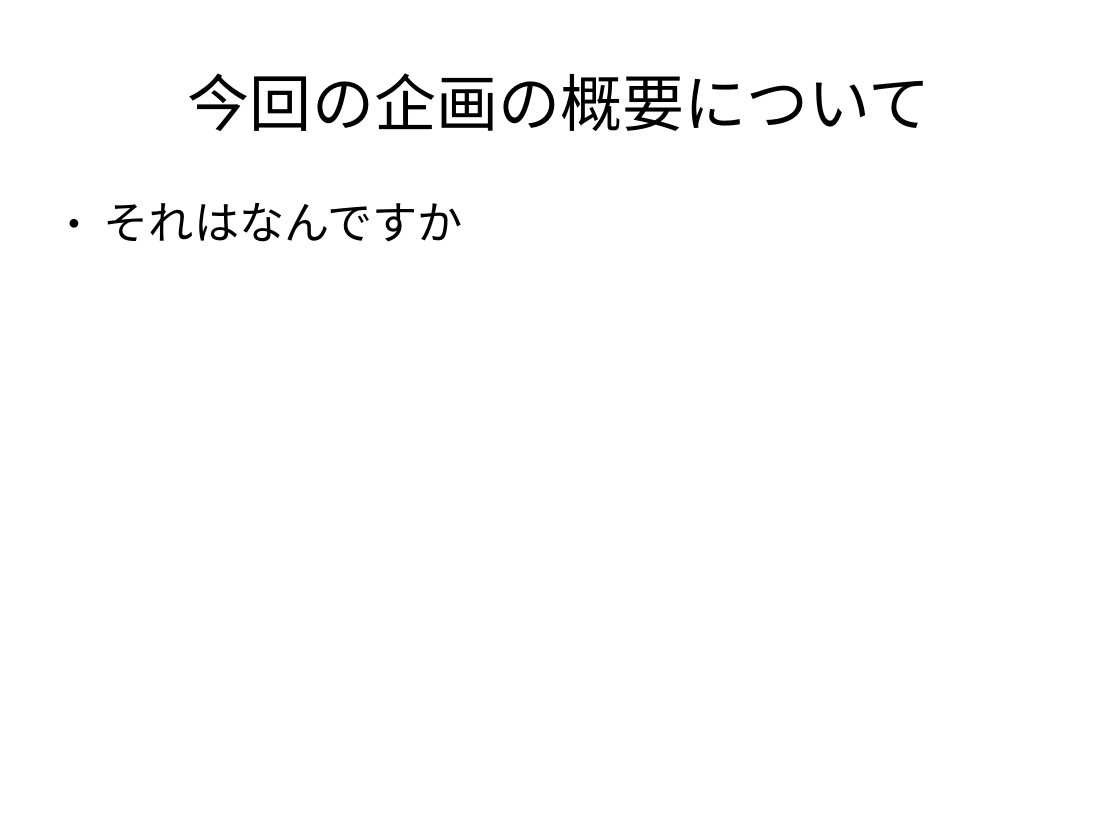
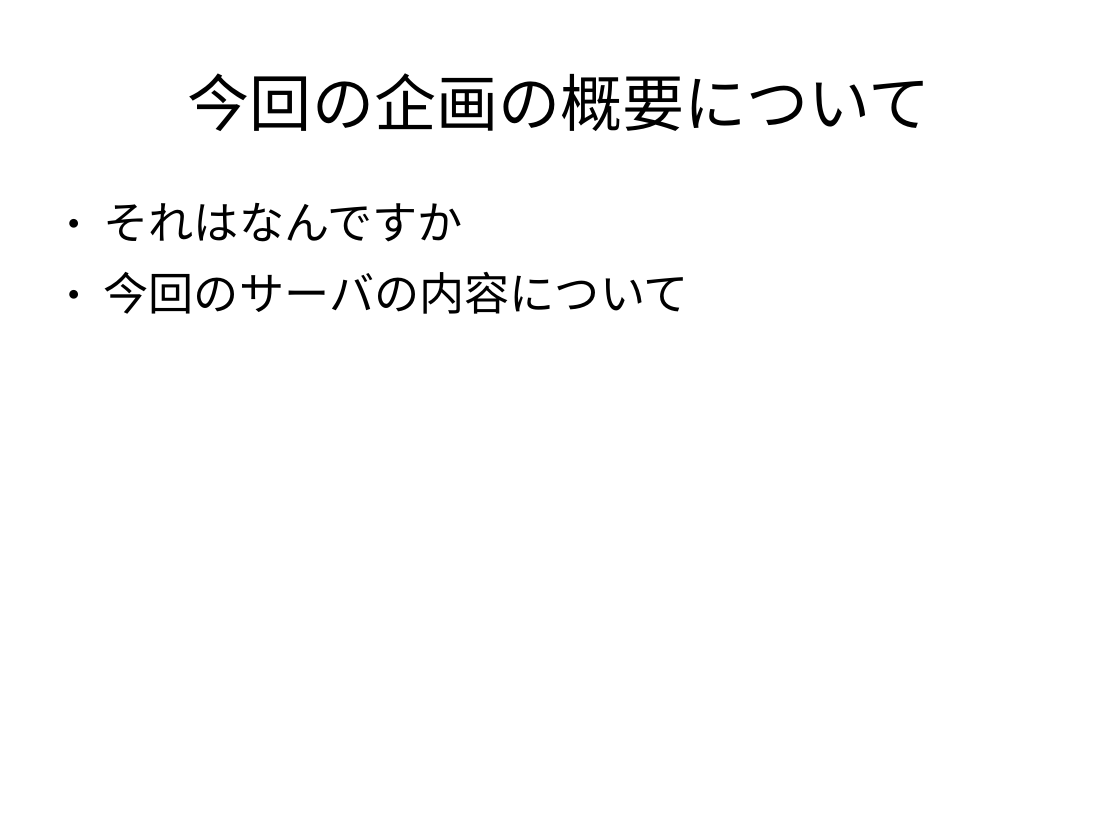
Before and after one commit to keitaroemotion/maturi, a slide deck: slide 2 of target/powerpoint/sampleppt.ppt. Drawn at 1120x840 pixels with LibreOffice and Linux fonts; fonts in the diff are those of the drawing. Boxes give left, top, right and bottom in pixels: in the first picture for what was removed or moved away, otherwise in the second. Text is boxed around its words. In the diff, an @@ line names an element or a change of style, - is before the commit and + after.

```diff
--- a/target/powerpoint/sampleppt.ppt
+++ b/target/powerpoint/sampleppt.ppt
@@ text at <box>104,272,689,314</box>: paragraph added @@
+● 今回のサーバの内容について
```
Also in this commit, not shown: 1 other file.
